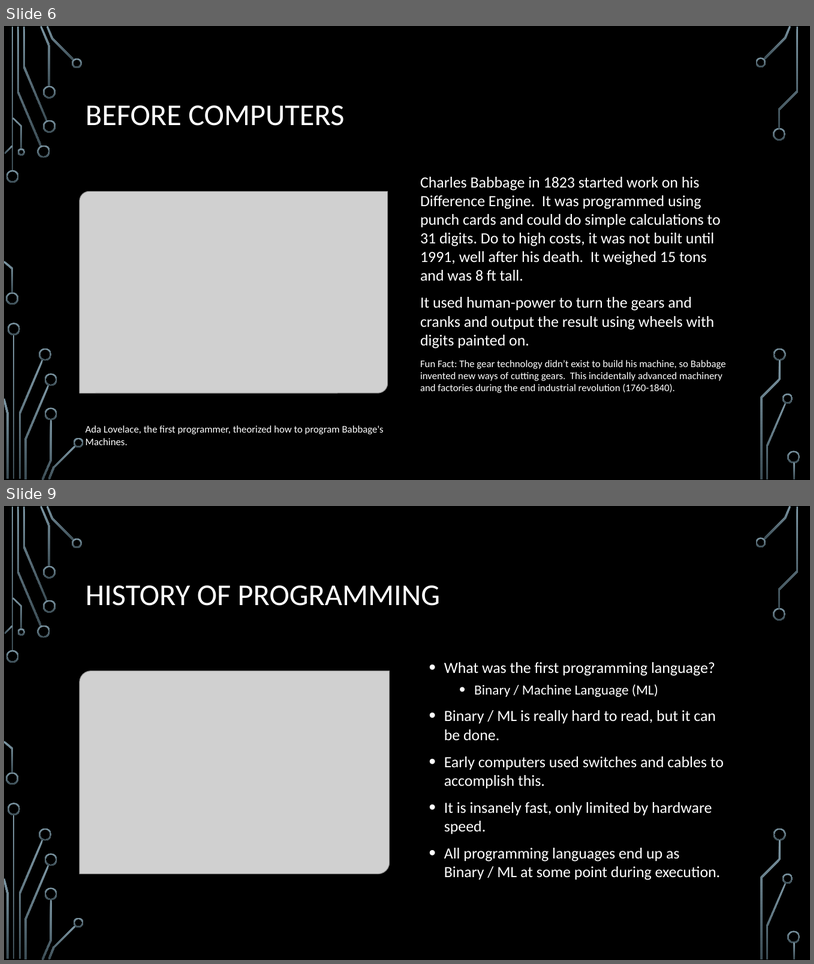
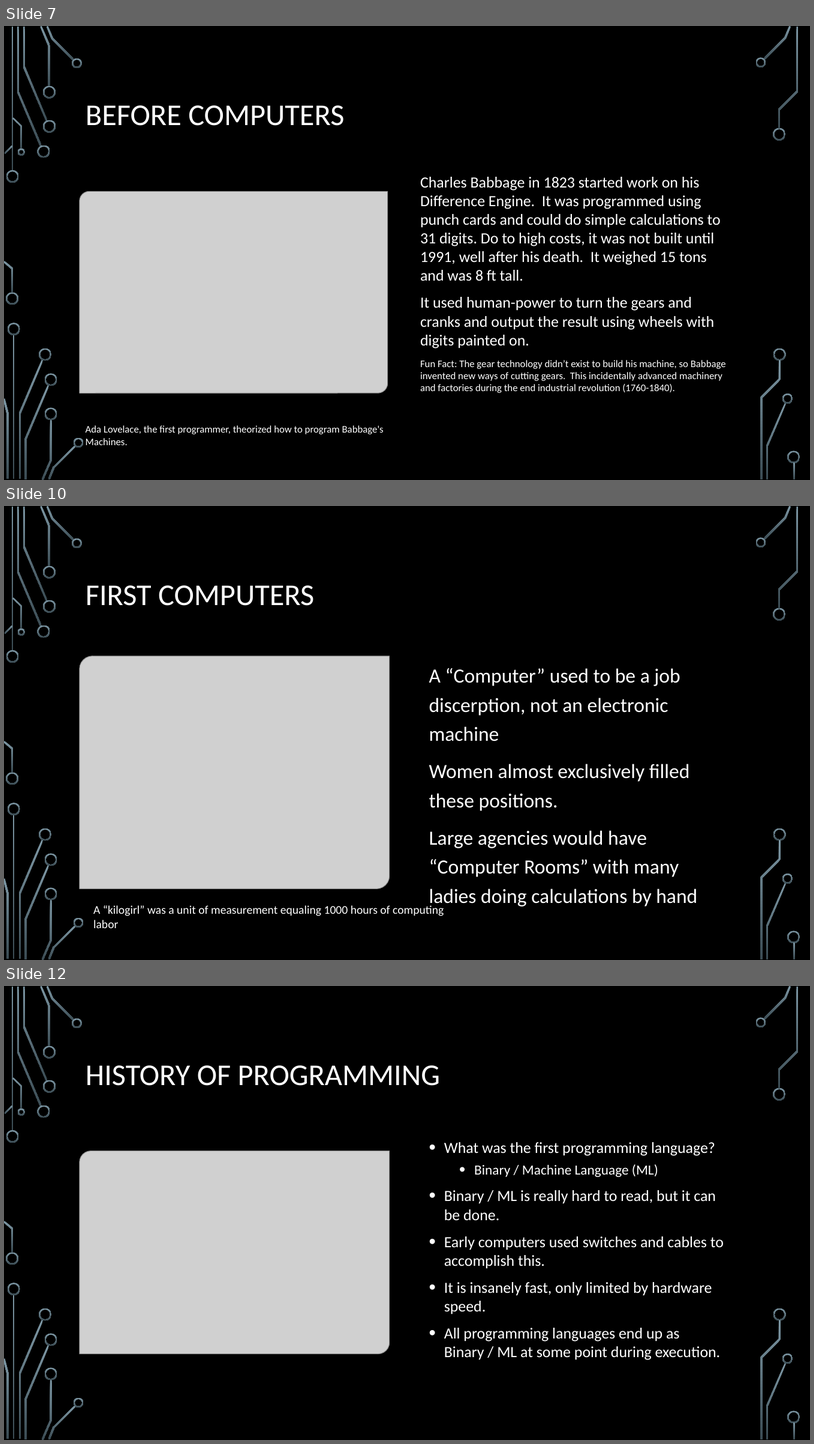
Before and after one commit to rbaker26/Programming-Merit-Badge, a slide deck: ProgrammingMB.pptx. Shown one above the other, each under a label of ours: slides 6 and 9 before the commit, slides 7, 10 and 12 after it; the slides between them are not shown. The pictures are 814x964 and 814x1444 pixels, drawn with LibreOffice and Linux fonts; fonts in the diff are those of the drawing; grey boxes stand for pictures; background and template pictures are left out. Boxes give left, top, right and bottom in pixels: in the first picture for what was removed or moved away, otherwise in the second. Text is boxed around its words. In the diff, an @@ line names an element or a change of style, - is before the commit and + after.

```diff
--- a/ProgrammingMB.pptx
+++ b/ProgrammingMB.pptx
@@ slide 10 added at <box>4,506,810,960</box>, background picture (left out); not listed: 36 template elements that a slide beside it also shows @@
@@ title added at <box>86,585,314,606</box>, 36 pt, text #FFFFFF @@
+FIRST COMPUTERS
@@ picture added at <box>80,656,390,889</box> @@
@@ text added at <box>429,668,698,907</box>, 24 pt, text #FFFFFF @@
+A “Computer” used to be a job discerption, not an electronic machine
+Women almost exclusively filled these positions.
+Large agencies would have “Computer Rooms” with many ladies doing calculations by hand
@@ text added at <box>93,905,444,928</box>, 14 pt, text #FFFFFF @@
+A “kilogirl” was a unit of measurement equaling 1000 hours of computing labor
@@ what was slide 6 is now slide 7 @@
@@ what was slide 9 is now slide 12 @@
```
Also in this commit, not shown: 4 slides changed, 2 other slides added, 2 other files.
